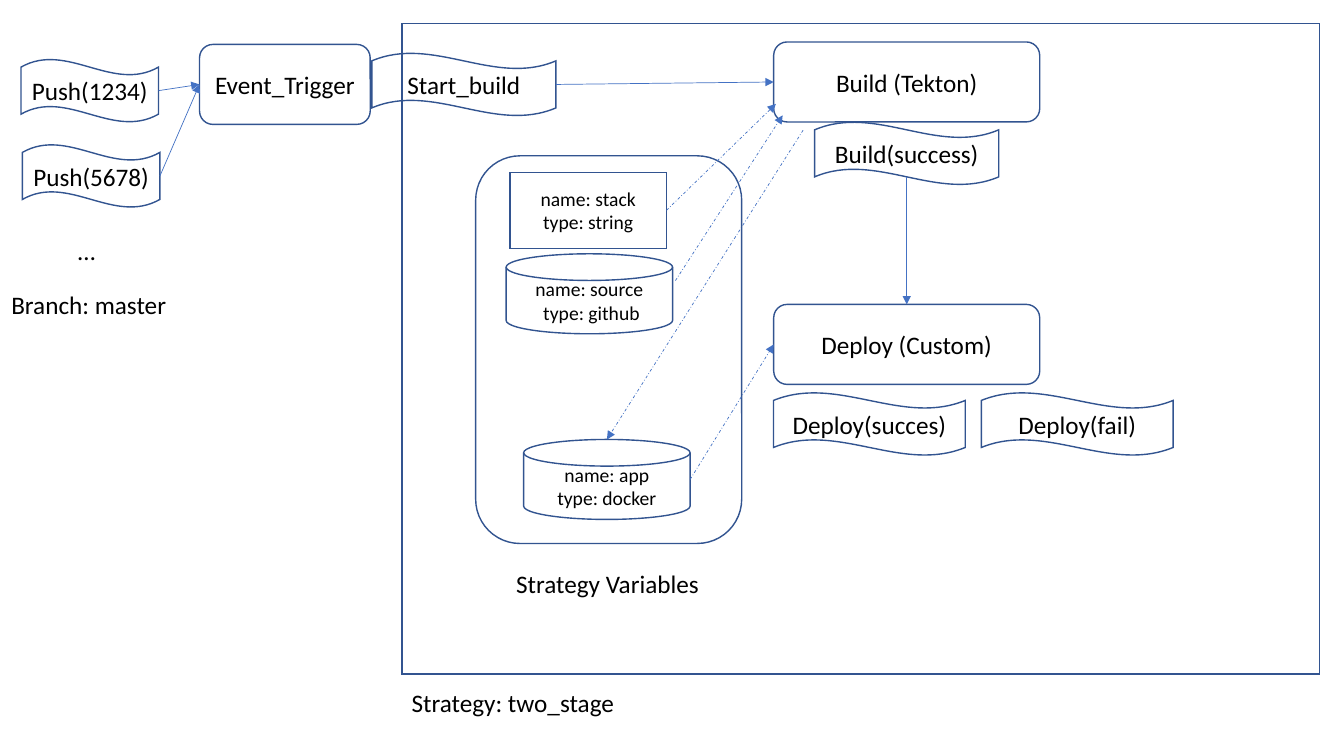
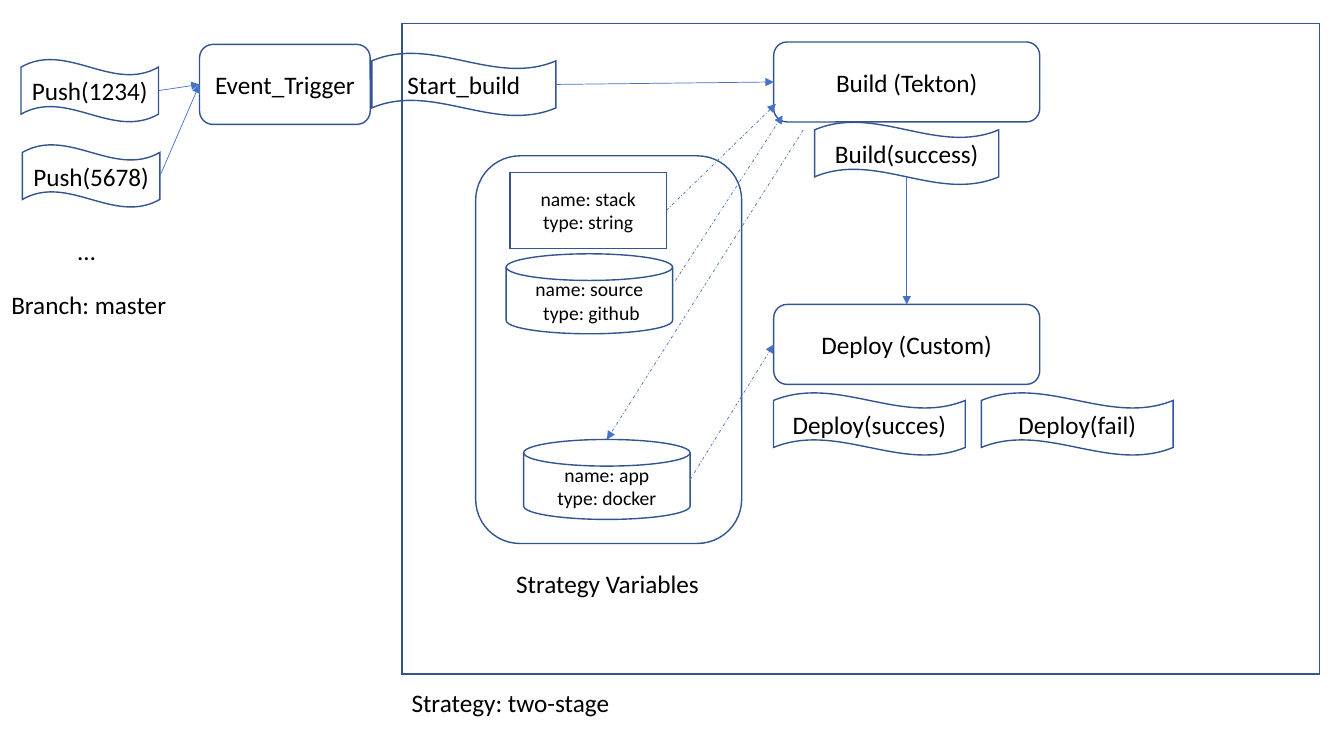
Before and after one commit to mchenggit/kabanero-event, a slide deck: slide 19 of architecture/KabaneroEvent.pptx. Drawn at 1344x756 pixels with LibreOffice and Linux fonts; fonts in the diff are those of the drawing. Boxes give left, top, right and bottom in pixels: in the first picture for what was removed or moved away, otherwise in the second. Text is boxed around its words. In the diff, an @@ line names an element or a change of style, - is before the commit and + after.

```diff
--- a/architecture/KabaneroEvent.pptx
+++ b/architecture/KabaneroEvent.pptx
@@ text at [412, 695, 609, 717]: text changed @@
-Strategy: two_stage
+Strategy: two-stage
```
Also in this commit, not shown: 2 other files.
